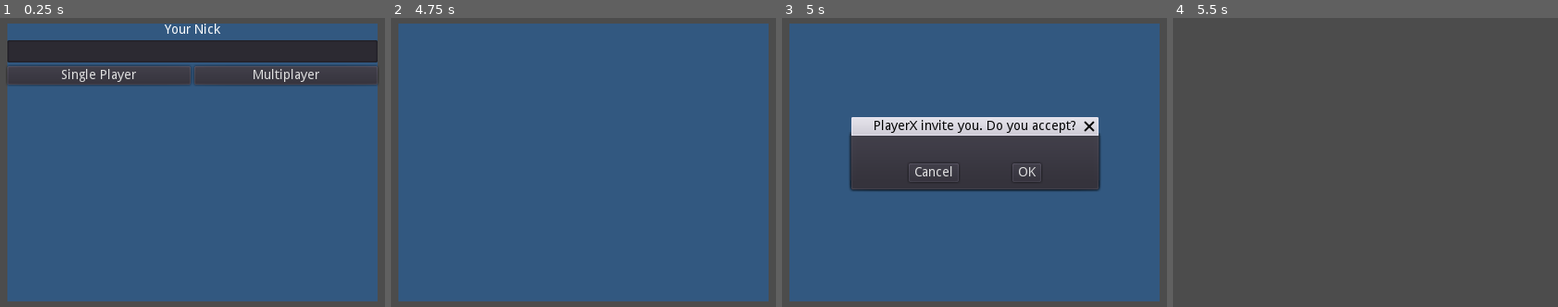
Above: before the commit, frames 1-4 (left to right).
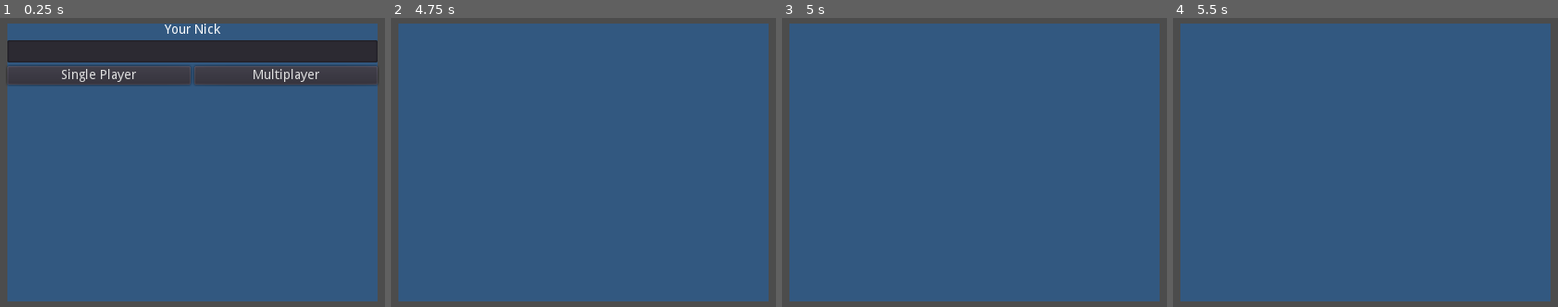
Above: after the commit, the same moments.

Repository: TheVulcoreTeam/SoccerFight
Game: Godot game, scene res://UI/RegisterUI.tscn
The game is run twice, just before and just after one commit, with the same random seed, the same clock (stepped at 60 frames per second) and the same inputs.
Inputs (mouse positions are in pixels of both pictures, inside the frame that each line leads up to):
- Up to frame 1 (0.25 s): no input
- Up to frame 2 (4.75 s): click (583, 52) at 0.52 s; type "Alex" at 0.6 s; click "Multiplayer" at 1.25 s; tap Enter at 2, 3.5 s; tap Space at 2.75, 4.25 s
- Up to frame 3 (5 s): no input
- Up to frame 4 (5.5 s): click (1415, 174) at 5 s, where only the run before the commit has a clickable "OK"

Frames 1-2 are identical in both runs. In frame 3, 17% of the frame differs, in the area x 17-83%, y 34-60%; in frame 4, 92%, in the area x 1-99%, y 1-99%.

Commit message:
Ading inetaction with server

Diff:
--- a/Autoloads/ClientWS.gd
+++ b/Autoloads/ClientWS.gd
@@ -5,7 +5,6 @@
 
 # Our WebSocketClient instance
 var _client = WebSocketClient.new()
-
 var register_ui
 
 func _ready():
@@ -49,10 +48,7 @@
 			"name" : register_ui.get_node("Background/VBox/YourNick").text,
 		}
 	}
-
-	var tjson = JSON.print(dic)
-
-	_client.get_peer(1).put_packet(tjson.to_utf8())
+	sendDic(dic)
 
 
 func _on_data():
@@ -63,7 +59,16 @@
 	var dict = parse_json(st)
 
 	if dict["eventName"] == "user-list":
-		register_ui.user_list.set_users_names(dict["data"], register_ui)
+		register_ui.user_list.set_users_names(dict["data"], register_ui, self)
+
+	if dict["eventName"] == "close-question":
+		register_ui.get_node("Confirm").hide()
+		register_ui.close_question()
+
+
+func sendDic(dic):
+	var tjson = JSON.print(dic)
+	_client.get_peer(1).put_packet(tjson.to_utf8())
 
 
 func _process(delta):
--- a/UI/RegisterUI.gd
+++ b/UI/RegisterUI.gd
@@ -2,14 +2,18 @@
 
 var user_list = preload("res://UI/UserList.tscn").instance()
 
+var client
 
-func _ready():
-	yield(get_tree().create_timer(5.0), "timeout")
-	$Confirm.window_title = "PlayerX invite you. Do you accept?"
-	$Confirm.show()
-	yield(get_tree().create_timer(5.0), "timeout")
+#func _ready():
+#	yield(get_tree().create_timer(5.0), "timeout")
+#	$Confirm.window_title = "PlayerX invite you. Do you accept?"
+#	$Confirm.show()
+#	yield(get_tree().create_timer(5.0), "timeout")
+#	$Confirm.hide()
+
+func close_question():
 	$Confirm.hide()
-
+	print_debug("close_question")
 
 
 func _on_Multiplayer_pressed():
@@ -17,7 +21,7 @@
 	if $"Background/VBox/YourNick".text.length() <= 3:
 		return
 
-	var client = load("res://Autoloads/ClientWS.gd").new()
+	client = load("res://Autoloads/ClientWS.gd").new()
 	client.set_register_ui(self)
 	add_child(client)
 
@@ -38,6 +42,11 @@
 	if $Waiting/VBoxContainer/ProgressBar.value < 90:
 		$Waiting/VBoxContainer/ProgressBar.value += 10
 	else:
+		var dic = {
+		"eventName" : "no-answering",
+			"data" : {}
+		}
+		client.sendDic(dic)
 		$Waiting/VBoxContainer/ProgressBar.value = 0
 		$Waiting/Timer.stop()
 		$Waiting.hide()
--- a/UI/UserList.gd
+++ b/UI/UserList.gd
@@ -1,18 +1,54 @@
 extends Control
 
 var parent
+var client
 
-func set_users_names(user_dic, _parent = null):
+static func delete_children(node):
+	for n in node.get_children():
+		node.remove_child(n)
+		n.queue_free()
+
+func set_users_names(user_dic, _parent = null, _client = null):
 	if _parent:
 		parent = _parent
+	if _client:
+		client = _client
+	delete_children($VBox)
 
 	for element in user_dic:
-		var buttom = Button.new()
-		buttom.text = element
-		buttom.connect("pressed", self, "on_pressed")
-		$VBox.add_child(buttom)
+		if user_dic[element]["status"] == 4:
+			if(parent.get_node("Background/VBox/YourNick").text == user_dic[element]["nick"]):
+				parent.get_node("Confirm").show()
+		if(parent.get_node("Background/VBox/YourNick").text == user_dic[element]["nick"]):
+			continue
+		if user_dic[element]["status"] == 1:
+			var buttom = Button.new()
+			buttom.text = str( user_dic[element]["nick"] + " " + str(user_dic[element]["status"]))
+			buttom.connect("pressed", self, "on_pressed",[element] )
+			$VBox.add_child(buttom)
+			continue
+		if user_dic[element]["status"] == 2:
+			var buttom = Button.new()
+			buttom.text = str( user_dic[element]["nick"] + " " + str(user_dic[element]["status"]))
+			$VBox.add_child(buttom)
+			continue
 
-func on_pressed():
+		if user_dic[element]["status"] == 4:
+			if(parent.get_node("Background/VBox/YourNick").text == user_dic[element]["nick"]):
+				parent.get_node("Confirm").show()
+			var buttom = Button.new()
+			buttom.text = str( user_dic[element]["nick"] + " " + str(user_dic[element]["status"]))
+			$VBox.add_child(buttom)
+			continue
+
+
+func on_pressed(id):
 	parent.get_node("Waiting").show()
 	parent.get_node("Waiting/Timer").start()
-#	parent.get_node("Background").hide()
+	var dic = {
+		"eventName" : "invite",
+		"data" : {
+			"secWebsocketId" : id
+		}
+	}
+	client.sendDic(dic)
Not shown, changed: README.md
